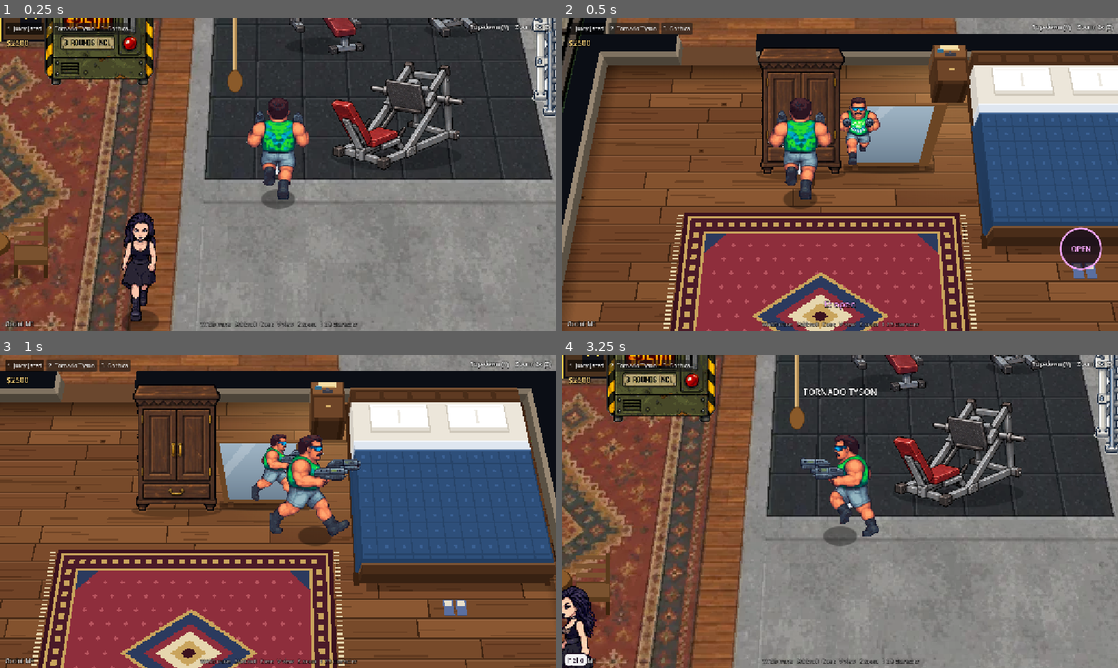
Above: before the commit, frames 1-4 (two rows, left to right).
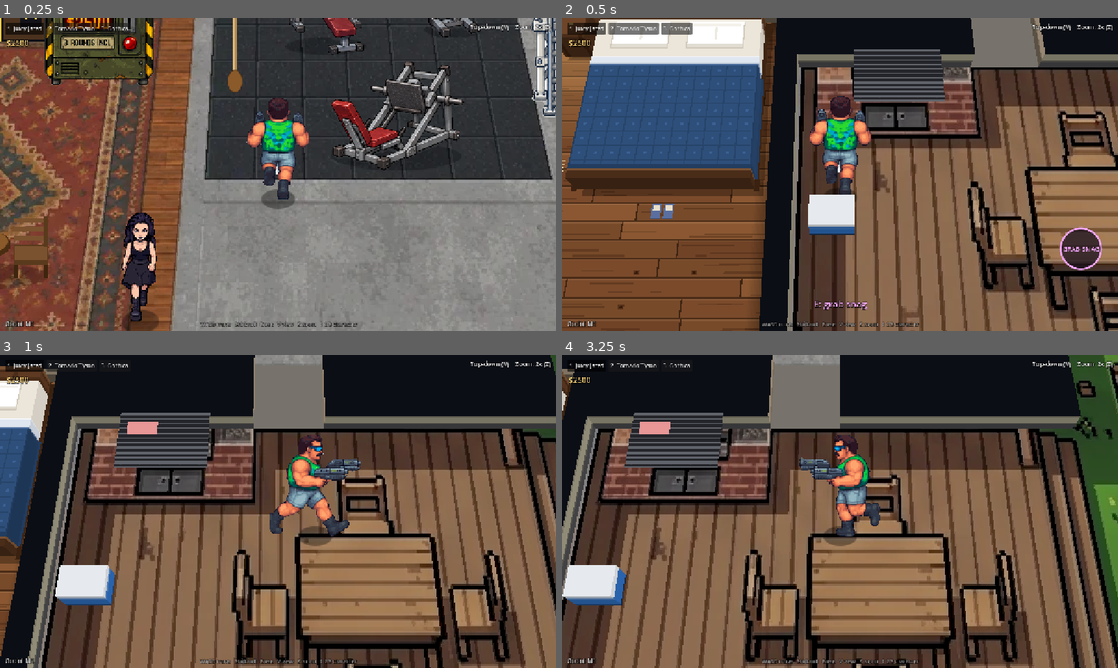
Above: after the commit, the same moments.

Repository: eflare17/Smashed-tv
Game: Godot game, scene res://test/lobby_life/run.tscn
The game is run twice, just before and just after one commit, with the same random seed, the same clock (stepped at 60 frames per second) and the same inputs. This scene is started directly instead of the project's main scene.
Inputs (mouse positions are in pixels of both pictures, inside the frame that each line leads up to):
- Up to frame 1 (0.25 s): no input
- Up to frame 2 (0.5 s): no input
- Up to frame 3 (1 s): tap Enter at 0.5 s; move the mouse to (400, 495) at 0.52 s; hold D (move_right) from 0.53 s (still down); hold E (interact) from 0.53 s (still down); click (400, 495) at 0.67 s
- Up to frame 4 (3.25 s): release D (move_right) at 1.25 s; release E (interact) at 1.25 s; drag from (728, 527) to (812, 574) at 1.27 s; move the mouse to (895, 442) at 2.02 s; hold D (move_right) 2.03-2.75 s; hold Q (lobby_alt) 2.03-2.75 s; click (895, 442) at 2.17 s; tap E (interact) at 2.3 s; drag from (812, 574) to (673, 464) at 2.77 s

Frame 1 is identical in both runs. In frame 2, 87% of the frame differs, in the area x 0-100%, y 0-100%; in frame 3, 89%; in frame 4, 91%.

Commit message:
Lobby life: barbecue and esky (snags cook, smoke, eat)
Co-Authored-By: Claude Sonnet 5.5 <noreply@anthropic.com>
Claude-Session: https://claude.ai/code/session_01R7jUjAKVBVVZMHS2fb2FHd

Diff:
--- a/godot/scripts/lobby_life/bbq.gd
+++ b/godot/scripts/lobby_life/bbq.gd
@@ -1,6 +1,292 @@
 class_name LobbyBbq
 extends LobbyThing
-## (being built)
-
-func test_scene(_tl: Node, _parts: PackedStringArray) -> void:
-	pass
+## The barbecue and the esky on the back deck (Smashed.html: BBQ @2041, ESKY, bbqLabel @2048, bbqAction @2058, bbqStep
+## @2073, snagColour @2357, drawSnag, drawBbq @2369, bbqFx @2341, drawHeldSnag @2398). Owned by the Lobby life session.
+##
+## E at the esky (within 42 of 504, 701): GRAB SNAG (the esky is bottomless) or PUT BACK. At the barbecue (in the
+## strip in front of it, x 522..626, y 634..692): LIGHT / TURN UP / TURN UP / TURN OFF cycle the heat 0..3; COOK
+## lays the snag in a free place (four, in two columns); TAKE SNAG takes the most-cooked one that's done. The
+## snags cook at 0.055 / 0.1 / 0.17 a second by heat (raw pink 0, cooked brown 1, burnt black from 1 to 1.6); burners
+## glow, the plate sizzles and smokes (black smoke when anything's burning). With a cooked snag in hand E, anywhere,
+## says EAT (+1 health if he has hp and isn't full, floater YUM!); a burnt one says EAT IT? (BLEH!).
+##
+## The live hotplate is a flat picture on the barbecue's top; the world's own barbecue box stays under it.
+## The snag in hand is a little picture at his side (first person: one rotated in the corner of the view).
+
+signal ate(player: Node, burnt: bool)
+
+const BBQ := Rect2(522.0, 634.0, 104.0, 58.0)
+const TOP := Rect2(520.0, 576.0, 66.0, 46.0)    # BBQ.fp: the hotplate's footprint on the top (36 up)
+const TOP_Z := 36.2
+const ESKY := Vector2(504.0, 701.0)
+const RATE := [0.0, 0.055, 0.1, 0.17]
+
+var heat: int = 0
+var s: Array = [-1.0, -1.0, -1.0, -1.0]
+## What each player is holding: 0 nothing, 1 raw, 2 cooked, 3 burnt (player meta "food" too).
+var food: Dictionary = {}
+
+var _plate: MeshInstance3D
+var _plate_tex: ImageTexture
+var _t: float = 0.0
+var _draw_t: float = 0.0
+var _sizzle_t: float = 0.0
+var _held: Dictionary = {}          # player -> LobbyPic
+var _fp_snag: ColorRect
+var rng := RandomNumberGenerator.new()
+
+func _ready() -> void:
+	reach = 100000.0                       # EAT works anywhere; the others check where he stands
+	rng.randomize()
+	global_position = GameData.world_to_3d(560.0, 660.0, 0.0)
+	await get_tree().process_frame
+	_build_plate()
+	_fp_snag = ColorRect.new()
+	_fp_snag.size = Vector2(120, 26)
+	_fp_snag.visible = false
+	_fp_snag.mouse_filter = Control.MOUSE_FILTER_IGNORE
+	_fp_snag.rotation = -0.18
+	ll.ui.fx_root.add_child(_fp_snag)
+
+# ------------------------------------------------------------------ where and what
+
+func near_bbq(p: Node) -> bool:
+	var o := ppos(p)
+	return o.x > BBQ.position.x and o.x < BBQ.end.x and o.y > BBQ.position.y and o.y < BBQ.end.y
+
+func near_esky(p: Node) -> bool:
+	return ppos(p).distance_to(ESKY) < 42.0
+
+func food_of(p: Node) -> int:
+	return int(food.get(p, 0))
+
+## bbqLabel.
+func label_for(p: Node) -> String:
+	if not (p is Player) or bool(p.get("frozen")) or float(p.get("dz")) > 0.5:
+		return ""
+	var f := food_of(p)
+	if near_bbq(p):
+		if f == 1:
+			if s.has(-1.0):
+				return "COOK"
+		elif f == 0:
+			for c in s:
+				if float(c) >= 1.0:
+					return "TAKE SNAG"
+			return ["LIGHT", "TURN UP", "TURN UP", "TURN OFF"][heat]
+	if near_esky(p):
+		if f == 0:
+			return "GRAB SNAG"
+		if f == 1:
+			return "PUT BACK"
+	if f >= 2:
+		return "EAT" if f == 2 else "EAT IT?"
+	return ""
+
+## bbqAction.
+func act(p: Node) -> void:
+	var l := label_for(p)
+	var f := food_of(p)
+	match l:
+		"LIGHT", "TURN UP", "TURN OFF":
+			set_heat((heat + 1) % 4)
+		"COOK":
+			var i := s.find(-1.0)
+			if i >= 0:
+				s[i] = 0.0
+				set_food(p, 0)
+		"TAKE SNAG":
+			var best := -1
+			for i in 4:
+				if float(s[i]) >= 1.0 and (best < 0 or float(s[i]) > float(s[best])):
+					best = i
+			if best >= 0:
+				set_food(p, 3 if float(s[best]) >= 1.6 else 2)
+				s[best] = -1.0
+		"GRAB SNAG":
+			set_food(p, 1)
+		"PUT BACK":
+			set_food(p, 0)
+		"EAT", "EAT IT?":
+			set_food(p, 0)
+			var o := ppos(p)
+			if f == 2:
+				ll.ui.float_text(o.x, o.y, 70.0, "YUM!", Color("#7fd89a"), 1.0, 18)
+				var hp = p.get("hp")
+				if hp != null and int(hp) < int(LobbyLife.T("playerHp", 5)):
+					p.set("hp", int(hp) + 1)
+				ll.sfx.play("munch")
+			else:
+				ll.ui.float_text(o.x, o.y, 70.0, "BLEH!", Color("#9aa0a8"), 1.0, 18)
+				ll.sfx.play("cough")
+			ate.emit(p, f == 3)
+	_draw_plate()
+
+func set_heat(h: int) -> void:
+	var was := heat
+	heat = h
+	ll.sfx.tone(1800, 0.03, "square", 0.05, 1200)
+	if was == 0 and h > 0:
+		ll.sfx.noise(0.5, 0.25, 0.4)
+
+func set_food(p: Node, f: int) -> void:
+	food[p] = f
+	p.set_meta("food", f)
+
+# ------------------------------------------------------------------ cooking and the show
+
+func _process(dt: float) -> void:
+	dt = minf(dt, 0.1)
+	_t += dt
+	if heat > 0:
+		for i in 4:
+			if float(s[i]) >= 0.0:
+				s[i] = minf(2.0, float(s[i]) + RATE[heat] * dt)
+	_fx(dt)
+	_draw_t += dt
+	if _draw_t > (0.08 if heat > 0 else 0.5):
+		_draw_t = 0.0
+		_draw_plate()
+	_held_snags()
+
+## bbqFx: sizzle and smoke.
+func _fx(dt: float) -> void:
+	if heat <= 0 or ll == null or ll.smoke == null:
+		return
+	var on := 0
+	var burnt := false
+	for c in s:
+		if float(c) >= 0.0:
+			on += 1
+			if float(c) > 1.5:
+				burnt = true
+	var near := maxf(0.0, 1.0 - ppos(ll.player).distance_to(Vector2(553, 600)) / 700.0)
+	if on > 0:
+		_sizzle_t -= dt
+		if _sizzle_t <= 0.0:
+			_sizzle_t = rng.randf_range(0.05, 0.17)
+			ll.sfx.noise(0.08, (0.012 + 0.01 * heat) * near * 6.0, 0.9)
+		if rng.randf() < dt * (2.0 + 3.0 * heat + (8.0 if burnt else 0.0)):
+			_puff(rng.randf_range(0.15, 0.85), rng.randf_range(0.2, 0.8), 3.0, 0.5 if burnt else 0.28, Color(0.24, 0.24, 0.24) if burnt else Color(0.82, 0.82, 0.82), 1.6)
+	elif rng.randf() < dt * 0.8:
+		_puff(rng.randf_range(0.2, 0.8), 0.5, 2.0, 0.12, Color(0.78, 0.78, 0.78), 1.2)
+
+func _puff(u: float, v: float, r: float, a: float, col: Color, life: float) -> void:
+	ll.smoke.puff(TOP.position.x + u * TOP.size.x, TOP.position.y + v * TOP.size.y, TOP_Z + 2.0,
+		rng.randf_range(-3.0, 3.0), rng.randf_range(-3.0, 3.0), 26.0, r * 1.4, 7.0, life, a, col)
+
+## snagColour: raw (232, 150, 150) to cooked (150, 84, 44) to burnt (36, 28, 24).
+static func snag_colour(c: float) -> Color:
+	var k := minf(1.0, c)
+	var b := clampf((c - 1.0) / 0.6, 0.0, 1.0)
+	var r := 232.0 + (150.0 - 232.0) * k
+	var g := 150.0 + (84.0 - 150.0) * k
+	var bl := 150.0 + (44.0 - 150.0) * k
+	return Color8(int(r + (36.0 - r) * b), int(g + (28.0 - g) * b), int(bl + (24.0 - bl) * b))
+
+func _build_plate() -> void:
+	_plate = MeshInstance3D.new()
+	_plate.name = "Hotplate"
+	var q := QuadMesh.new()
+	q.size = TOP.size * GameData.UNIT
+	q.orientation = PlaneMesh.FACE_Y
+	_plate.mesh = q
+	var im := Image.create(int(TOP.size.x), int(TOP.size.y), false, Image.FORMAT_RGBA8)
+	_plate_tex = ImageTexture.create_from_image(im)
+	var m := StandardMaterial3D.new()
+	m.shading_mode = BaseMaterial3D.SHADING_MODE_UNSHADED
+	m.albedo_texture = _plate_tex
+	m.texture_filter = BaseMaterial3D.TEXTURE_FILTER_NEAREST
+	_plate.material_override = m
+	_plate.top_level = true
+	add_child(_plate)
+	_plate.global_position = GameData.world_to_3d(TOP.position.x + TOP.size.x / 2.0, TOP.position.y + TOP.size.y / 2.0, TOP_Z)
+	_draw_plate()
+
+## bbqPlateRGB (the first-person hotplate): the plate, its bars, the glowing gaps and the snags.
+func _draw_plate() -> void:
+	if _plate_tex == null:
+		return
+	var w := int(TOP.size.x)
+	var h := int(TOP.size.y)
+	var im := Image.create(w, h, false, Image.FORMAT_RGBA8)
+	im.fill(Color8(38, 39, 43))
+	for y in h:
+		var v := float(y) / h
+		var bar := fposmod(v * 34.0, 3.0) < 1.2
+		for x in w:
+			var u := float(x) / w
+			var c := Color8(38, 39, 43)
+			if bar:
+				c = Color8(96, 99, 106)
+			elif heat > 0:
+				var f := (0.25 + 0.17 * heat) * (0.7 + 0.3 * sin(13.0 * _t + 60.0 * u))
+				c = Color8(int(clampf(34.0 + 210.0 * f, 0, 255)), int(clampf(30.0 + 100.0 * f * f, 0, 255)), 28)
+			im.set_pixel(x, y, c)
+	for i in 4:
+		var si := float(s[i])
+		if si < 0.0:
+			continue
+		var su := 0.1 + (i % 2) * 0.47
+		var sv := 0.18 + (i >> 1) * 0.42
+		var col := snag_colour(si)
+		for y in range(int(sv * h), int((sv + 0.22) * h)):
+			for x in range(int(su * w), int((su + 0.33) * w)):
+				var c := col
+				if si > 0.45 and fposmod((float(x) / w - su) * 40.0, 3.3) < 0.5:
+					c = c.darkened(0.5)
+				im.set_pixel(x, y, c)
+	# the knobs along the front
+	var lit: int = [0, 1, 3, 5][heat]
+	for k in 5:
+		im.set_pixel(clampi(4 + k * 14, 0, w - 1), h - 3, Color("#ff5a2a") if k < lit else Color(0.2, 0.2, 0.22))
+	_plate_tex.set_image(im)
+
+## drawHeldSnag: a little snag beside him (first person: the one in the corner of the view).
+func _held_snags() -> void:
+	for p in food.keys():
+		if not is_instance_valid(p):
+			continue
+		var f := int(food[p])
+		var pic: LobbyPic = _held.get(p)
+		if f <= 0 or p.is_first_person():
+			if pic:
+				pic.visible = false
+		else:
+			if pic == null:
+				var img := Image.create(14, 5, false, Image.FORMAT_RGBA8)
+				pic = LobbyPic.make(ImageTexture.create_from_image(img), 1.0, 0.0)
+				p.add_child(pic)
+				_held[p] = pic
+			pic.visible = true
+			var c := snag_colour([0.0, 0.0, 1.0, 1.8][f])
+			var img2 := Image.create(14, 5, false, Image.FORMAT_RGBA8)
+			img2.fill(c)
+			img2.set_pixel(0, 0, Color(0, 0, 0, 0))
+			img2.set_pixel(13, 0, Color(0, 0, 0, 0))
+			img2.set_pixel(0, 4, Color(0, 0, 0, 0))
+			img2.set_pixel(13, 4, Color(0, 0, 0, 0))
+			img2.fill_rect(Rect2i(3, 1, 8, 1), c.lightened(0.35 if f < 3 else 0.1))
+			(pic.texture as ImageTexture).set_image(img2)
+			var fx := -18.0 if p.facing.x < 0.0 else 4.0
+			pic.position = Vector3(fx * GameData.UNIT, 0.0, 0.0)
+			pic.lift = 20.0
+	if ll and ll.player:
+		var pf := food_of(ll.player)
+		_fp_snag.visible = pf > 0 and ll.player.is_first_person()
+		if _fp_snag.visible:
+			var vs := get_viewport().get_visible_rect().size
+			_fp_snag.size = Vector2(vs.x * 0.17, vs.y * 0.065)
+			_fp_snag.position = Vector2(vs.x * 0.5, vs.y * 0.7)
+			_fp_snag.color = snag_colour([0.0, 0.0, 1.0, 1.8][pf])
+
+func test_scene(tl: Node, parts: PackedStringArray) -> void:
+	tl.go(560.0, 665.0, Vector2(0, -1))
+	if parts.has("walk"):
+		return
+	tl.later(0.5, func():
+		set_food(ll.player, 1)
+		s[0] = 0.4
+		s[1] = 1.2
+		s[3] = 1.7
+		heat = 3)
--- /dev/null
+++ b/godot/test/lobby_life/t_bbq.gd
@@ -0,0 +1,46 @@
+extends RefCounted
+## The barbecue and the esky.
+
+func run(t) -> void:
+	var ll: LobbyLife = t.ll
+	var b: LobbyBbq = ll.things["bbq"]
+	var p := ll.player
+	await t.wait(0.3)
+	t.place(510, 690)
+	await t.wait(0.2)
+	t.check(t.label() == "GRAB SNAG", "esky: GRAB SNAG (%s)" % t.label())
+	t.press_e()
+	t.check(b.food_of(p) == 1, "holding a raw snag")
+	t.check(t.label() == "PUT BACK", "PUT BACK")
+	t.place(560, 660)
+	await t.wait(0.2)
+	t.check(t.label() == "COOK", "bbq with a raw snag: COOK (%s)" % t.label())
+	t.press_e()
+	t.check(b.food_of(p) == 0 and float(b.s[0]) == 0.0, "snag on the plate")
+	t.check(t.label() == "LIGHT", "then LIGHT (%s)" % t.label())
+	t.press_e()
+	t.check(b.heat == 1 and t.label() == "TURN UP", "heat 1")
+	t.press_e()
+	t.press_e()
+	t.check(b.heat == 3 and t.label() == "TURN OFF", "heat 3")
+	await t.wait(6.2)
+	t.check(float(b.s[0]) >= 1.0, "cooked in about 6 s on high (%f)" % float(b.s[0]))
+	t.check(t.label() == "TAKE SNAG", "TAKE SNAG (%s)" % t.label())
+	t.press_e()
+	t.check(b.food_of(p) == 2 and float(b.s[0]) == -1.0, "holding a cooked snag")
+	t.check(t.label() == "EAT", "EAT (%s)" % t.label())
+	t.place(300, 300)
+	await t.wait(0.2)
+	t.check(t.label() == "EAT", "EAT works anywhere (%s)" % t.label())
+	t.press_e()
+	t.check(b.food_of(p) == 0, "eaten")
+	# burnt
+	b.s[2] = 1.8
+	b.set_food(p, 0)
+	t.place(560, 660)
+	await t.wait(0.2)
+	t.press_e()
+	t.check(b.food_of(p) == 3, "an overdone snag is burnt")
+	t.check(t.label() == "EAT IT?", "EAT IT?")
+	t.press_e()
+	b.heat = 0
